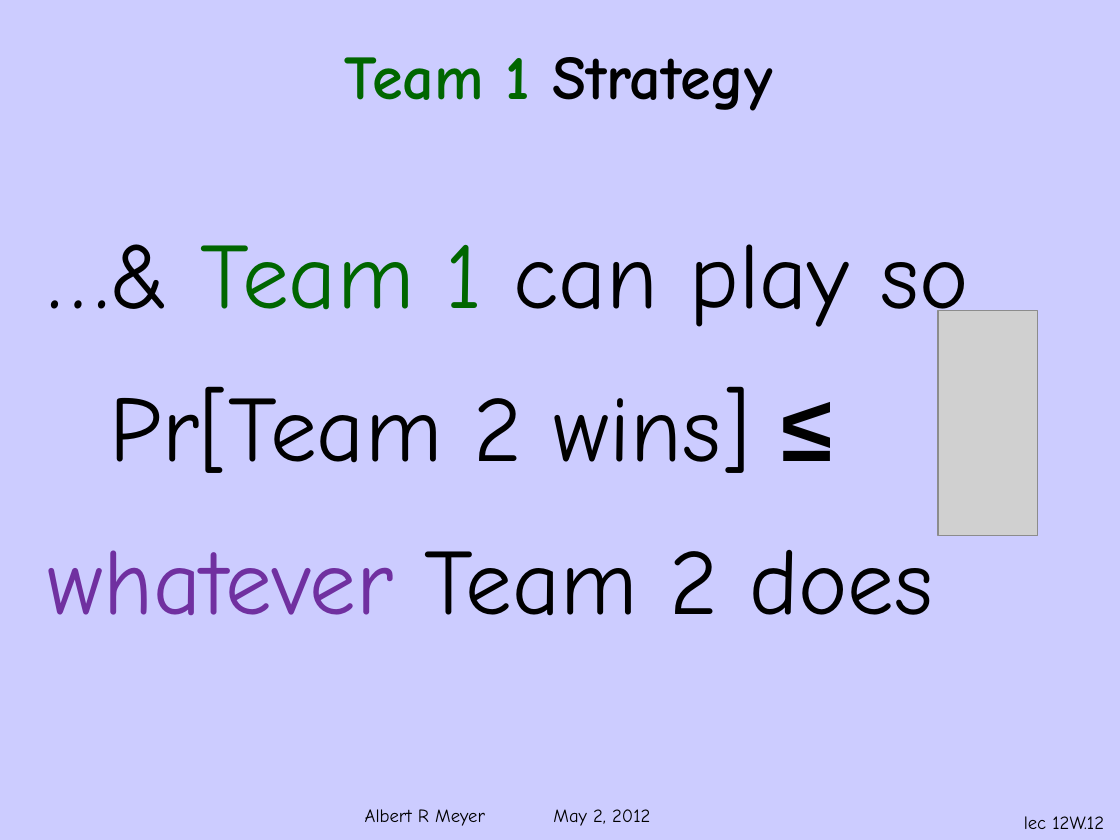
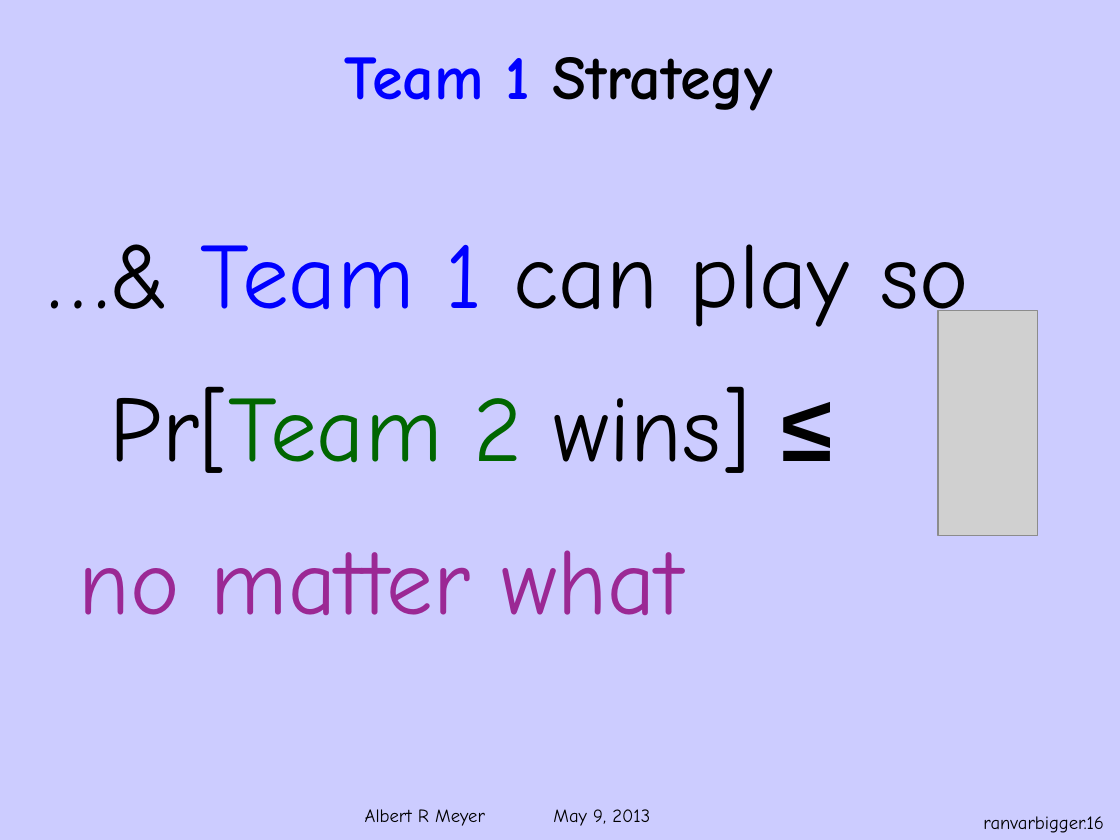
Before and after one commit to armeyer/mcs_web, a slide deck: slide 16 of spring13/slides13/ranvar-bigger-number.pptx (slide 12 before the commit). Drawn at 1120x840 pixels with LibreOffice and Linux fonts; fonts in the diff are those of the drawing; grey boxes stand for pictures; background and template pictures are left out. Boxes give left, top, right and bottom in pixels: in the first picture for what was removed or moved away, otherwise in the second. Text is boxed around its words. In the diff, an @@ line names an element or a change of style, - is before the commit and + after.

```diff
--- a/spring13/slides13/ranvar-bigger-number.pptx
+++ b/spring13/slides13/ranvar-bigger-number.pptx
@@ title "Team 1 Strategy" at [345, 57, 773, 111]: text colour #006600 to #0000FF in "Team 1" @@
@@ text at [110, 244, 969, 473]: text colour #006600 to #0000FF in "Team 1"; text colour #000000 to #006600 in "Pr[Team 2" @@
@@ text at [79, 550, 683, 615]: text changed; text colour #000000 to #9B2894 @@
-whatever Team 2 does
+no matter what
@@ text at [365, 809, 650, 826]: text changed @@
-Albert R Meyer May 2, 2012
+Albert R Meyer May 9, 2013
@@ page number at [983, 816, 1104, 833]: text changed @@
-lec 12W.12
+ranvarbigger.16
```
Also in this commit, not shown: 12 other slides changed, 5 slides added, 1 other file.
